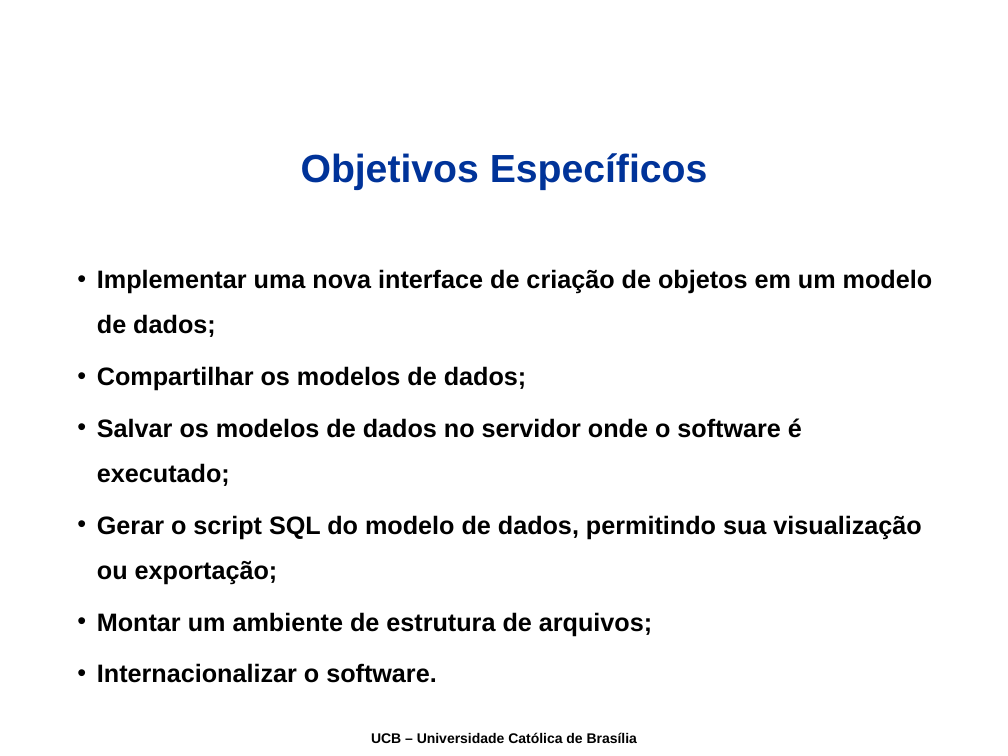
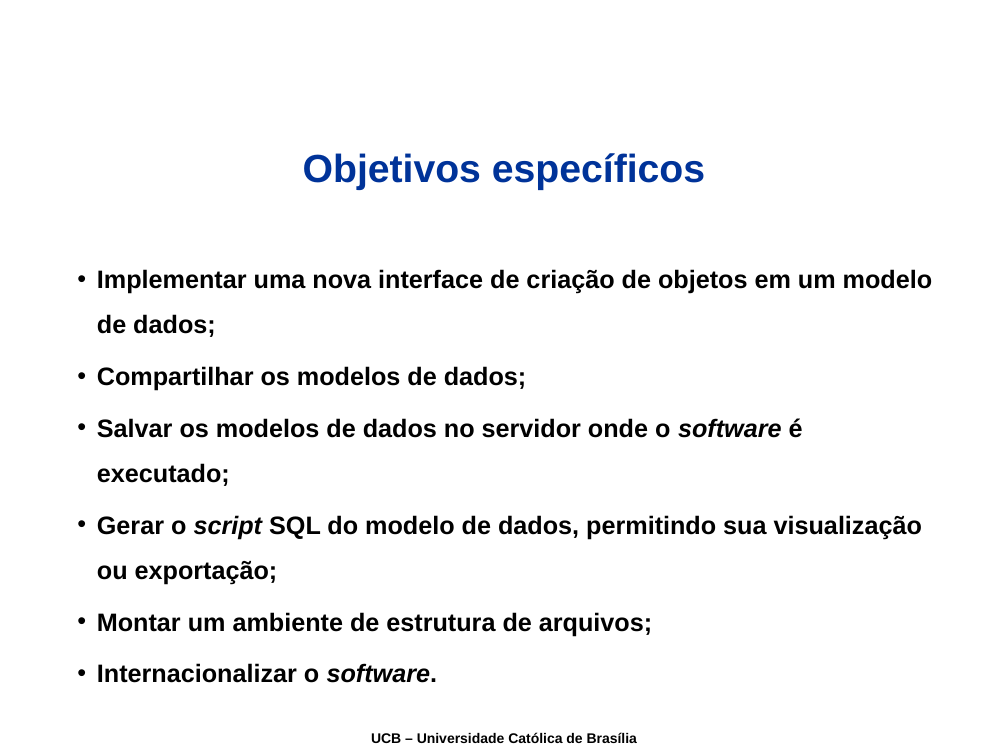
Before and after one commit to joaogabriel/webdatamodeling, a slide deck: slide 7 of docs/08-Apresentacao/Apresentação.ppt (slide 5 before the commit). Drawn at 1008x756 pixels with LibreOffice and Linux fonts; fonts in the diff are those of the drawing; background and template pictures are left out. Boxes give left, top, right and bottom in pixels: in the first picture for what was removed or moved away, otherwise in the second. Text is boxed around its words. In the diff, an @@ line names an element or a change of style, - is before the commit and + after.

```diff
--- a/docs/08-Apresentacao/Apresentação.ppt
+++ b/docs/08-Apresentacao/Apresentação.ppt
@@ text at (x1=303, y1=153, x2=705, y2=190): text changed @@
-Objetivos Específicos
+Objetivos específicos
@@ text at (x1=97, y1=418, x2=922, y2=683): italic on in "software", "script", "software." @@
```
Also in this commit, not shown: 6 other slides changed, 2 slides added.
